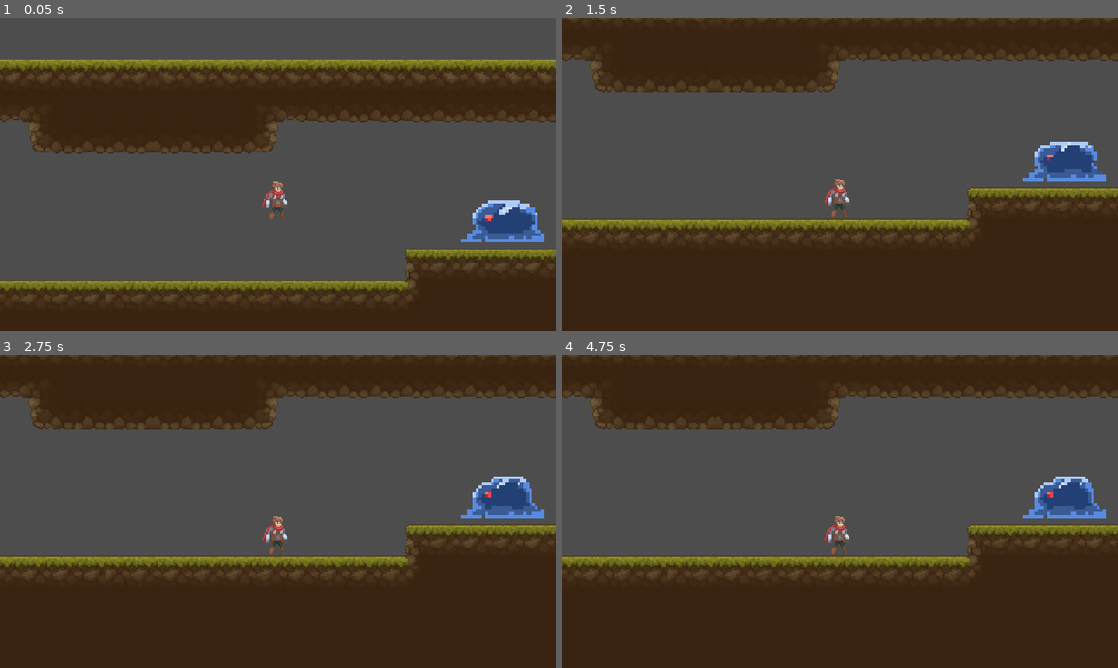
Above: before the commit, frames 1-4 (two rows, left to right).
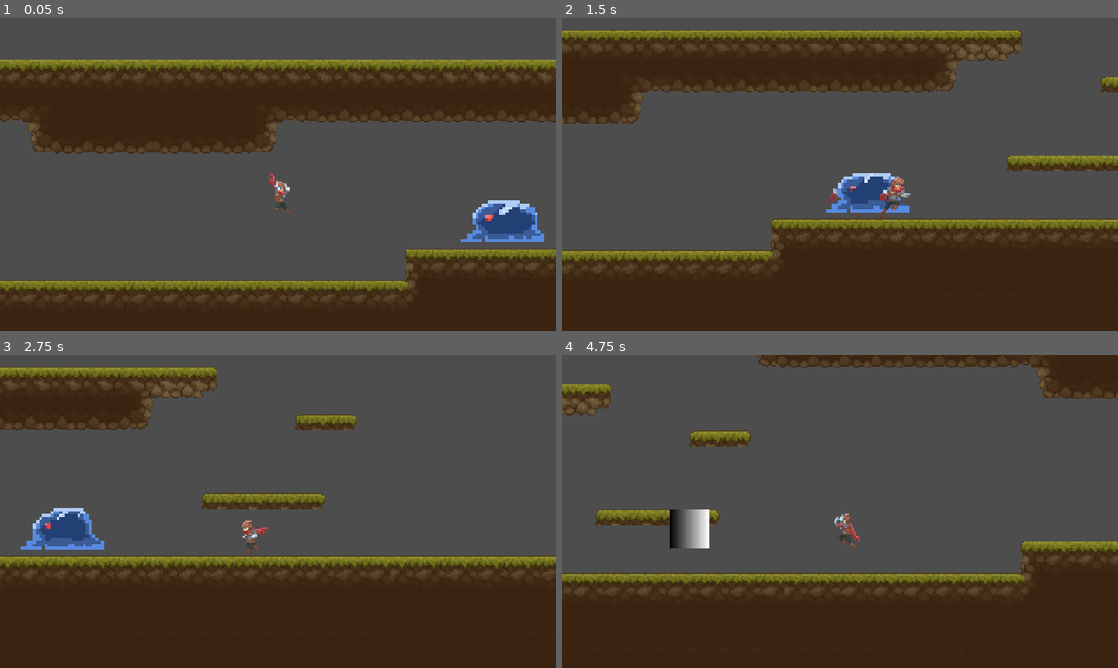
Above: after the commit, the same moments.

Repository: MaulIshak/farras-pecinta-tambang
Game: Godot game, scene res://Scenes/playground.tscn
Same seed, same stepped clock (60 frames per second), same inputs: the game is played once before the commit and once after it.
Inputs:
- Up to frame 1 (0.05 s): no input
- Up to frame 2 (1.5 s): hold X (attack) 0.53-1.28 s; hold Right (move_right) from 0.53 s (still down); tap Z (jump) at 0.77, 1.07 s; tap Shift (dash) at 0.8, 1.35 s
- Up to frame 3 (2.75 s): tap Z (jump) at 1.52, 1.82, 2.3 s; tap A (spell) at 1.55, 2.1 s; release Right (move_right) at 2.03 s; hold Left (move_left) from 2.03 s (still down)
- Up to frame 4 (4.75 s): release Left (move_left) at 2.78 s; hold Right (move_right) 2.78-4.28 s; tap Z (jump) at 2.85, 3.02, 3.32, 3.77, 4.07, 4.52 s; tap X (attack) at 3.05 s; hold X (attack) 3.53-4.28 s; tap Shift (dash) at 3.8, 4.35 s; hold Left (move_left) from 4.28 s (still down); tap A (spell) at 4.55 s

The runs differ from the first frame. In frame 1, 0.3% of the frame differs, in the area x 47-53%, y 49-65%; in frame 2, 27%; in frame 3, 24%; in frame 4, 29%, in the area x 0-100%, y 0-77%.
Error before the commit: Parse Error: Used space character for indentation instead of tab as used before in the file. (res://Scripts/Player/States/PlayerRun.gd:21)

Commit message:
Fix error and spell direction bug

Diff:
--- a/Scenes/player.tscn
+++ b/Scenes/player.tscn
@@ -11,6 +11,8 @@
 [ext_resource type="Script" uid="uid://beektnxf40ltv" path="res://Scripts/Player/States/PlayerAttack1.gd" id="9_f1ek2"]
 [ext_resource type="Script" uid="uid://d01onuolhg1n4" path="res://Scripts/Player/States/PlayerAttack2.gd" id="10_gymyn"]
 [ext_resource type="Script" uid="uid://c61is2plgonyp" path="res://Scripts/Player/States/PlayerAttack3.gd" id="11_pu2lt"]
+[ext_resource type="Script" uid="uid://binh76eqlnq6t" path="res://Scripts/Player/States/PlayerSpell.gd" id="12_ukyrk"]
+[ext_resource type="PackedScene" uid="uid://bnbn43fpwi6kk" path="res://Scenes/spell_projectile.tscn" id="13_7dp3o"]
 
 [sub_resource type="RectangleShape2D" id="RectangleShape2D_gymyn"]
 size = Vector2(12.527778, 18)
@@ -337,6 +339,11 @@
 script = ExtResource("11_pu2lt")
 metadata/_custom_type_script = "uid://c61is2plgonyp"
 
+[node name="Spell" type="Node" parent="StateMachine"]
+script = ExtResource("12_ukyrk")
+projectile_scene = ExtResource("13_7dp3o")
+metadata/_custom_type_script = "uid://binh76eqlnq6t"
+
 [node name="BasicAttackComboTimer" type="Timer" parent="."]
 wait_time = 0.7
 one_shot = true
--- a/Scripts/Player/Player.gd
+++ b/Scripts/Player/Player.gd
@@ -27,13 +27,12 @@
 var currentAttackCombo: int = 0
 var attack_buffered: bool = false
 # var attack_held: bool = false
-var base_scale: Vector2 = Vector2(1.5,1.5)
+var base_scale: Vector2 = Vector2(1.5, 1.5)
 
 @onready var animation_player: AnimationPlayer = $AnimationPlayer
 @onready var sprite: Sprite2D = $Sprite2D
 @onready var basicAttackRateTimer: Timer = $BasicAttackRateTimer
 @onready var basicAttackComboTimer: Timer = $BasicAttackComboTimer
-
 
 
 @export var base_damage: int = 10
@@ -52,7 +51,6 @@
 	input_buffer.wait_time = INPUT_BUFFER_PATIENCE
 	input_buffer.one_shot = true
 	add_child(input_buffer)
-
 	# Set up ghost timer
 	ghost_timer = Timer.new()
 	ghost_timer.wait_time = GHOST_SPAWN_INTERVAL
--- a/Scripts/Player/States/PlayerDash.gd
+++ b/Scripts/Player/States/PlayerDash.gd
@@ -14,9 +14,9 @@
 	player.ghost_timer.start()
 
 func process(_delta: float) -> void:
-    current_dash_duration -= _delta
-    if player.horizontal_input != 0:
-        player.sprite.scale.x = player.base_scale.x * player.horizontal_input
+	current_dash_duration -= _delta
+	if player.horizontal_input != 0:
+		player.sprite.scale.x = player.base_scale.x * player.horizontal_input
 
 	if current_dash_duration <= 0:
 		if player.is_on_floor():
@@ -29,13 +29,13 @@
 
 
 func physics_process(_delta: float) -> void:
-    if direction != 0:
-        player.velocity.x = direction * player.SPEED * player.DASH_SPEED_MULTIPLIER
-    else:
-        if player.sprite.scale.x < 0:
-            player.velocity.x = - player.SPEED * player.DASH_SPEED_MULTIPLIER
-        else:
-            player.velocity.x = player.SPEED * player.DASH_SPEED_MULTIPLIER
+	if direction != 0:
+		player.velocity.x = direction * player.SPEED * player.DASH_SPEED_MULTIPLIER
+	else:
+		if player.sprite.scale.x < 0:
+			player.velocity.x = - player.SPEED * player.DASH_SPEED_MULTIPLIER
+		else:
+			player.velocity.x = player.SPEED * player.DASH_SPEED_MULTIPLIER
 
 	player.move_and_slide()
 
--- a/Scripts/Player/States/PlayerFalling.gd
+++ b/Scripts/Player/States/PlayerFalling.gd
@@ -5,11 +5,11 @@
 	player.animation_player.play("fall")
 
 func process(_delta: float) -> void:
-    player.horizontal_input = sign(Input.get_axis("move_left", "move_right"))
-    if player.horizontal_input > 0:
-        player.sprite.scale.x = player.base_scale.x
-    elif player.horizontal_input < 0:
-        player.sprite.scale.x = -player.base_scale.x
+	player.horizontal_input = sign(Input.get_axis("move_left", "move_right"))
+	if player.horizontal_input > 0:
+		player.sprite.scale.x = player.base_scale.x
+	elif player.horizontal_input < 0:
+		player.sprite.scale.x = -player.base_scale.x
 
 func physics_process(delta: float) -> void:
 	player.velocity.y += player.calculate_gravity() * delta
--- a/Scripts/Player/States/PlayerIdle.gd
+++ b/Scripts/Player/States/PlayerIdle.gd
@@ -20,15 +20,6 @@
 		finished.emit(SPELL)
 	elif not player.is_on_floor():
 		finished.emit(FALL)
-	player.horizontal_input = sign(Input.get_axis("move_left", "move_right"))
-	if player.horizontal_input != 0:
-		finished.emit(RUN)
-	elif Input.is_action_just_pressed("jump"):
-		finished.emit(JUMP)
-	elif Input.is_action_just_pressed("dash"):
-		finished.emit(DASH)
-	elif not player.is_on_floor():
-		finished.emit(FALL)
 	elif Input.is_action_just_pressed("attack"):
 		if player.basicAttackComboTimer.time_left > 0 or player.currentAttackCombo == 0:
 			match player.currentAttackCombo:
--- a/Scripts/Player/States/PlayerRun.gd
+++ b/Scripts/Player/States/PlayerRun.gd
@@ -19,21 +19,21 @@
 		finished.emit(SPELL)
 	elif not player.is_on_floor():
 		finished.emit(FALL)
-    elif Input.is_action_just_pressed("attack"):
-        if player.basicAttackComboTimer.time_left > 0 or player.currentAttackCombo == 0:
-            match player.currentAttackCombo:
-                0:
-                    finished.emit(ATTACK1)
-                1:
-                    finished.emit(ATTACK2)
-                2:
-                    finished.emit(ATTACK3)
+	elif Input.is_action_just_pressed("attack"):
+		if player.basicAttackComboTimer.time_left > 0 or player.currentAttackCombo == 0:
+			match player.currentAttackCombo:
+				0:
+					finished.emit(ATTACK1)
+				1:
+					finished.emit(ATTACK2)
+				2:
+					finished.emit(ATTACK3)
 
 
-    if player.horizontal_input > 0:
-        player.sprite.scale.x = player.base_scale.x
-    elif player.horizontal_input < 0:
-        player.sprite.scale.x = -player.base_scale.x
+	if player.horizontal_input > 0:
+		player.sprite.scale.x = player.base_scale.x
+	elif player.horizontal_input < 0:
+		player.sprite.scale.x = -player.base_scale.x
 
 func physics_process(delta: float) -> void:
 	player.velocity.y += player.calculate_gravity() * delta
--- a/Scripts/Player/States/PlayerSpell.gd
+++ b/Scripts/Player/States/PlayerSpell.gd
@@ -48,7 +48,7 @@
 
 func fire_spell() -> void:
 	# Determine facing direction (Assumes sprite.flip_h = true is LEFT)
-	var facing_dir = -1.0 if player.sprite.flip_h else 1.0
+	var facing_dir = -1.0 if player.sprite.scale.x < 0 else 1.0
 
 	# A. Spawn Projectile
 	if projectile_scene:
@@ -60,7 +60,7 @@
 		print("No Projectile Scene assigned in Inspector!")
 
 	# B. Apply Recoil (Push opposite to facing direction)
-	player.velocity.x = -facing_dir * recoil_strength
+	player.velocity.x = - facing_dir * recoil_strength
 
 func _on_cast_finished() -> void:
 	# Return to Fall if in air, Idle if on ground
Not shown: 1 places in Scenes/player.tscn that only renumber resources
Not shown, added: Scripts/Player/States/PlayerAttack.gd.uid
